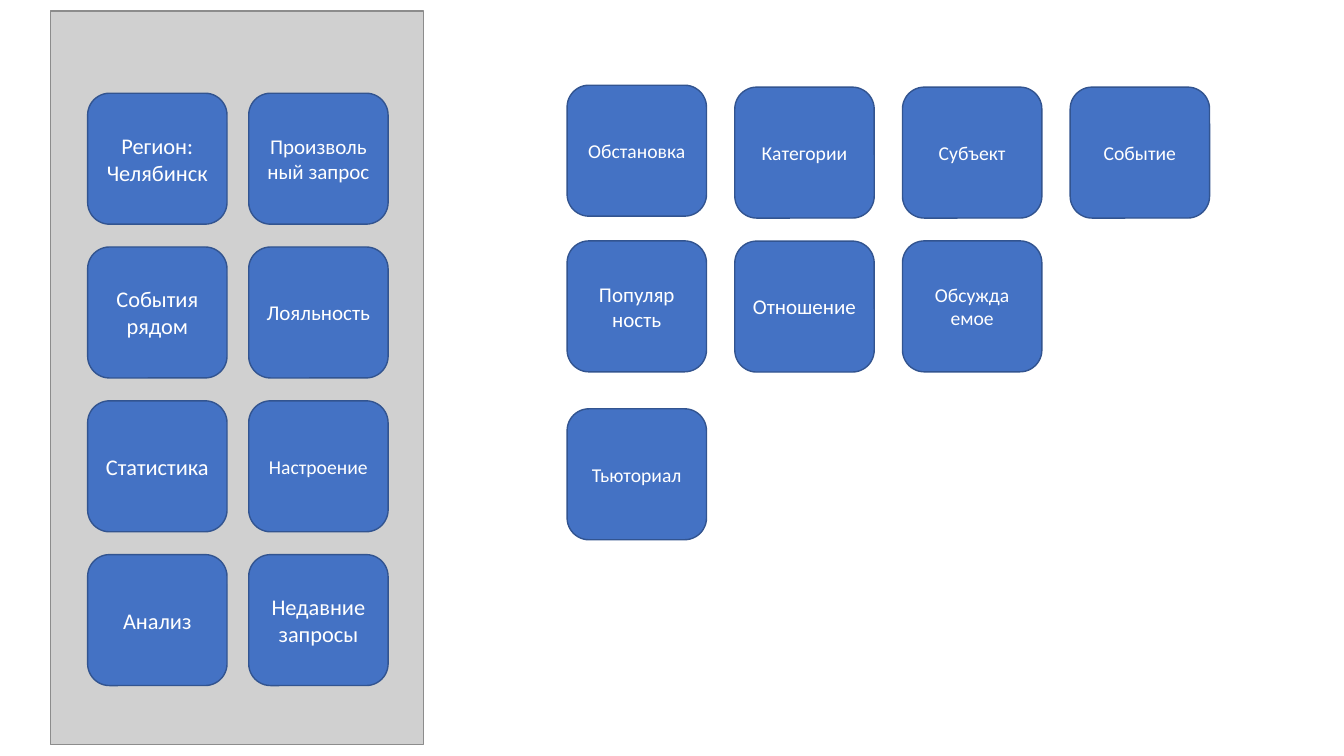
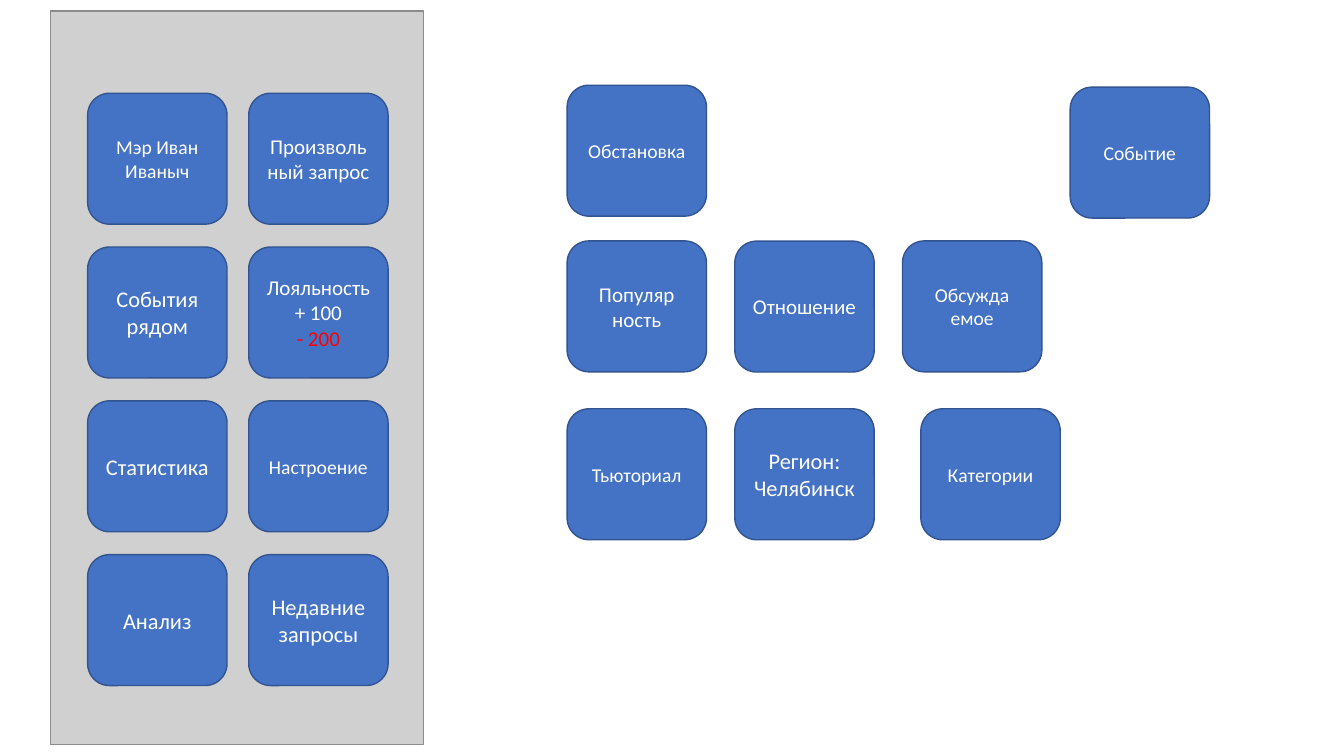
Before and after one commit to dnk6000/nlp_processor, a slide deck: slide 5 of Documentation/Интерфейс смартфона.pptx (slide 2 before the commit). Drawn at 1344x756 pixels with LibreOffice and Linux fonts; fonts in the diff are those of the drawing; grey boxes stand for pictures. Boxes give left, top, right and bottom in pixels: in the first picture for what was removed or moved away, otherwise in the second. Text is boxed around its words. In the diff, an @@ line names an element or a change of style, - is before the commit and + after.

```diff
--- a/Documentation/Интерфейс смартфона.pptx
+++ b/Documentation/Интерфейс смартфона.pptx
@@ rounded rectangle removed at box(902, 87, 1042, 218) @@
-Субъект
@@ rounded rectangle added at box(88, 94, 227, 225), fill #4472C4, outline #325491 1 pt, 14 pt, text #FFFFFF @@
+Мэр Иван Иваныч
@@ text in rounded rectangle at box(267, 281, 370, 346): text changed @@
-Лояльность
+Лояльность+ 100
+- 200
@@ rounded rectangle "Регион: Челябинск": place and size @@
-rounded rectangle "Регион: Челябинск" at box(88, 94, 227, 225)
+rounded rectangle "Регион: Челябинск" at box(735, 409, 874, 540)
@@ rounded rectangle "Категории": place and size @@
-rounded rectangle "Категории" at box(735, 87, 874, 218)
+rounded rectangle "Категории" at box(922, 409, 1061, 540)
```
Also in this commit, not shown: 3 slides added, 2 other files.
